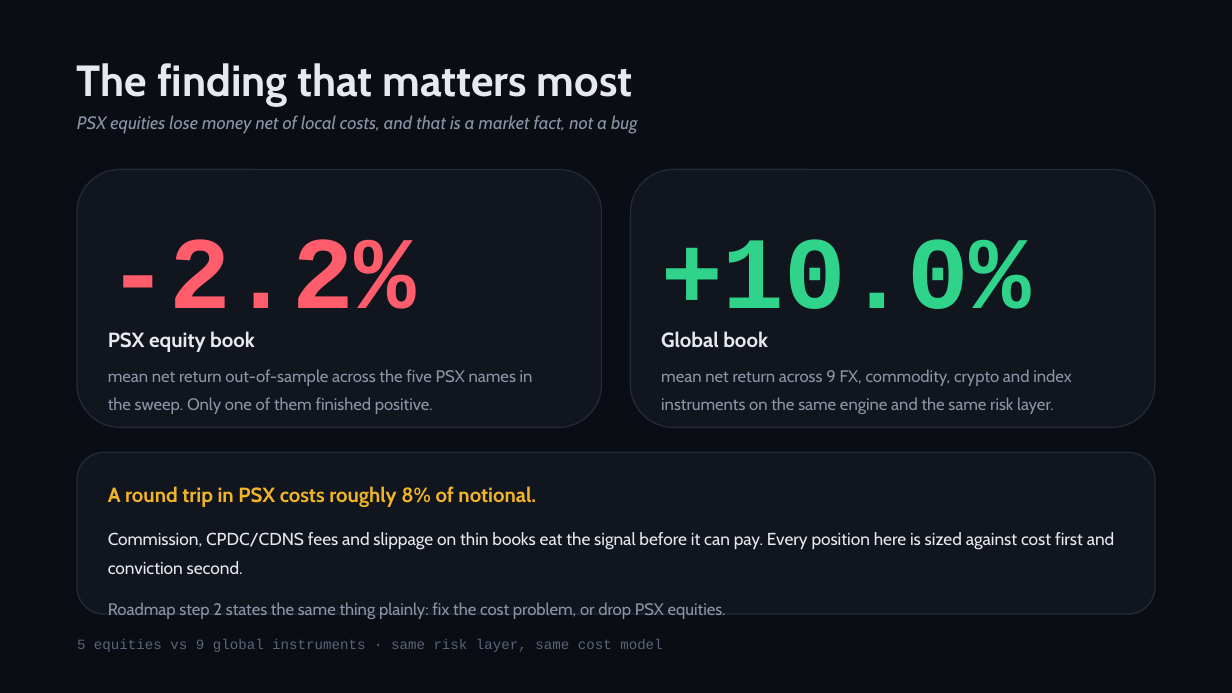
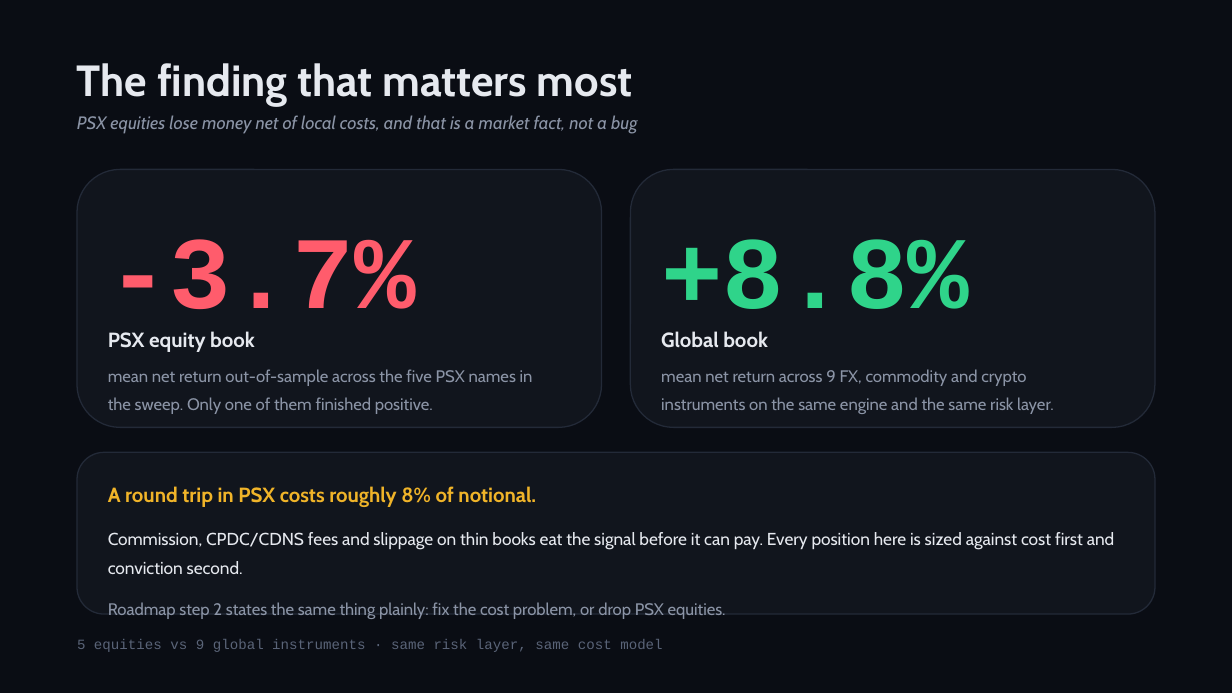
Before and after one commit to zhaider5142009-oss/kairos, a slide deck: slide 5 of docs/investors/KAIROS_Investor_Deck.pptx. Drawn at 1232x693 pixels with LibreOffice and Linux fonts; fonts in the diff are those of the drawing. Boxes give left, top, right and bottom in pixels: in the first picture for what was removed or moved away, otherwise in the second. Text is boxed around its words. In the diff, an @@ line names an element or a change of style, - is before the commit and + after.

```diff
--- a/docs/investors/KAIROS_Investor_Deck.pptx
+++ b/docs/investors/KAIROS_Investor_Deck.pptx
@@ text at [108, 239, 416, 336]: text changed @@
--2.2%
+-3.7%
@@ text at [661, 239, 969, 336]: text changed @@
-+10.0%
++8.8%
@@ text at [661, 369, 1054, 414]: text changed @@
-mean net return across 9 FX, commodity, crypto and index instruments on the same engine and the same risk layer.
+mean net return across 9 FX, commodity and crypto
+instruments on the same engine and the same risk layer.
```
Also in this commit, not shown: 5 other slides changed, 11 other files.
